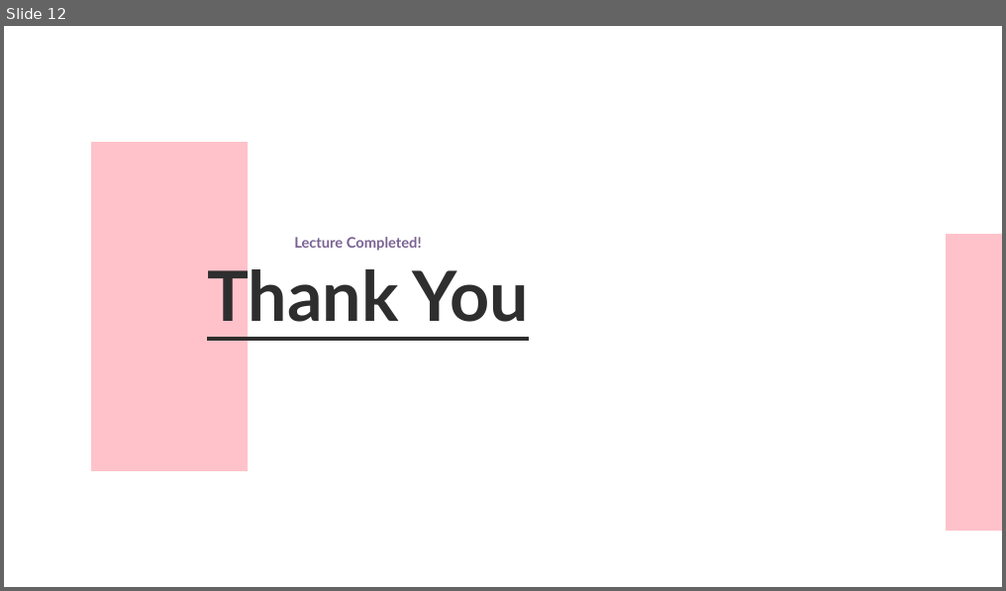
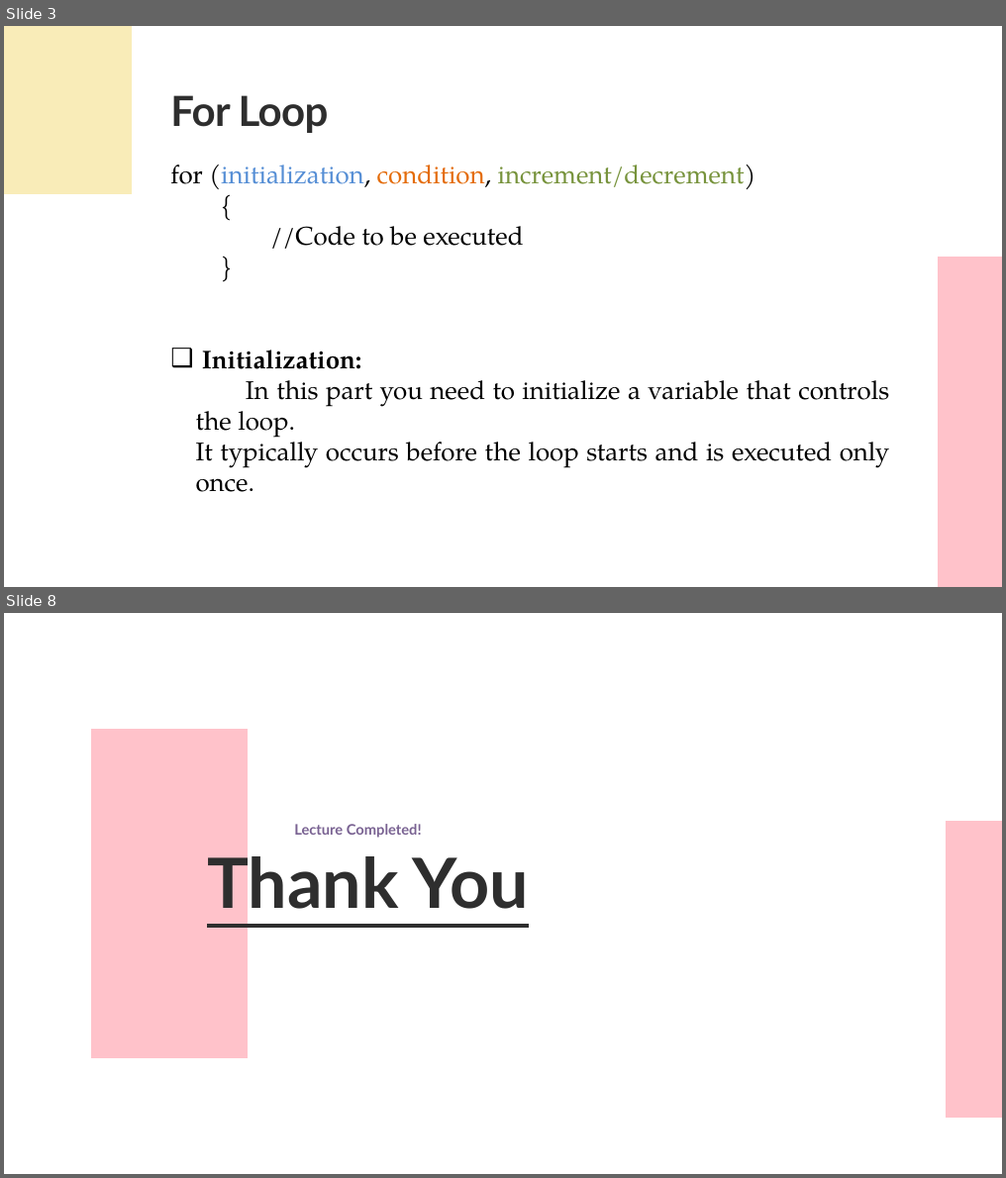
Before and after one commit to UKhayam/Programming-Fundamentals, a slide deck: PF-Lecture-5.pptx. Shown one above the other, each under a label of ours: slide 12 before the commit, slides 3 and 8 after it; the slides between them are not shown. The pictures are 1006x591 and 1006x1178 pixels, drawn with LibreOffice and Linux fonts; fonts in the diff are those of the drawing. Boxes give left, top, right and bottom in pixels: in the first picture for what was removed or moved away, otherwise in the second. Text is boxed around its words. In the diff, an @@ line names an element or a change of style, - is before the commit and + after.

```diff
--- a/PF-Lecture-5.pptx
+++ b/PF-Lecture-5.pptx
@@ slide 3 added at bbox=[4, 26, 1002, 587], background #FFFFFF @@
@@ freeform shape added at bbox=[4, 26, 132, 194], fill #F9ECB8 @@
@@ text added at bbox=[170, 95, 329, 133], 60 pt, text #2E2E2E, bold @@
+For Loop
@@ text added at bbox=[170, 165, 889, 492], 37 pt, text #000000 @@
+for (initialization, condition, increment/decrement)
+{
+//Code to be executed
+}
+❑ Initialization:
+  In this part you need to initialize a variable that controls the loop.
+  It typically occurs before the loop starts and is executed only once.
@@ freeform shape added at bbox=[938, 257, 1002, 587], fill #FFC2CA @@
@@ what was slide 12 is now slide 8 @@
```
Also in this commit, not shown: 3 slides changed, 3 other slides added, 8 slides removed, 7 other files.
